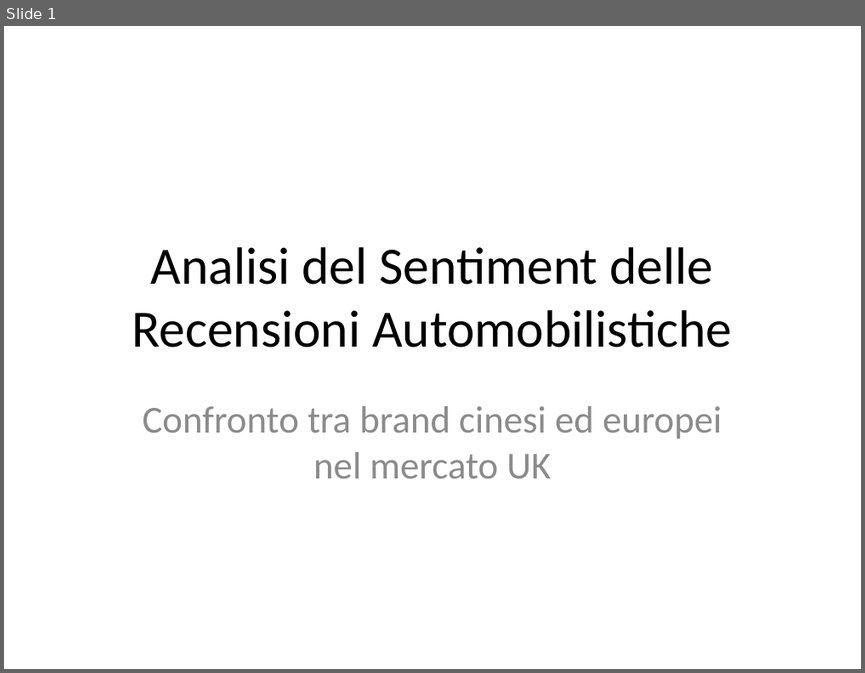
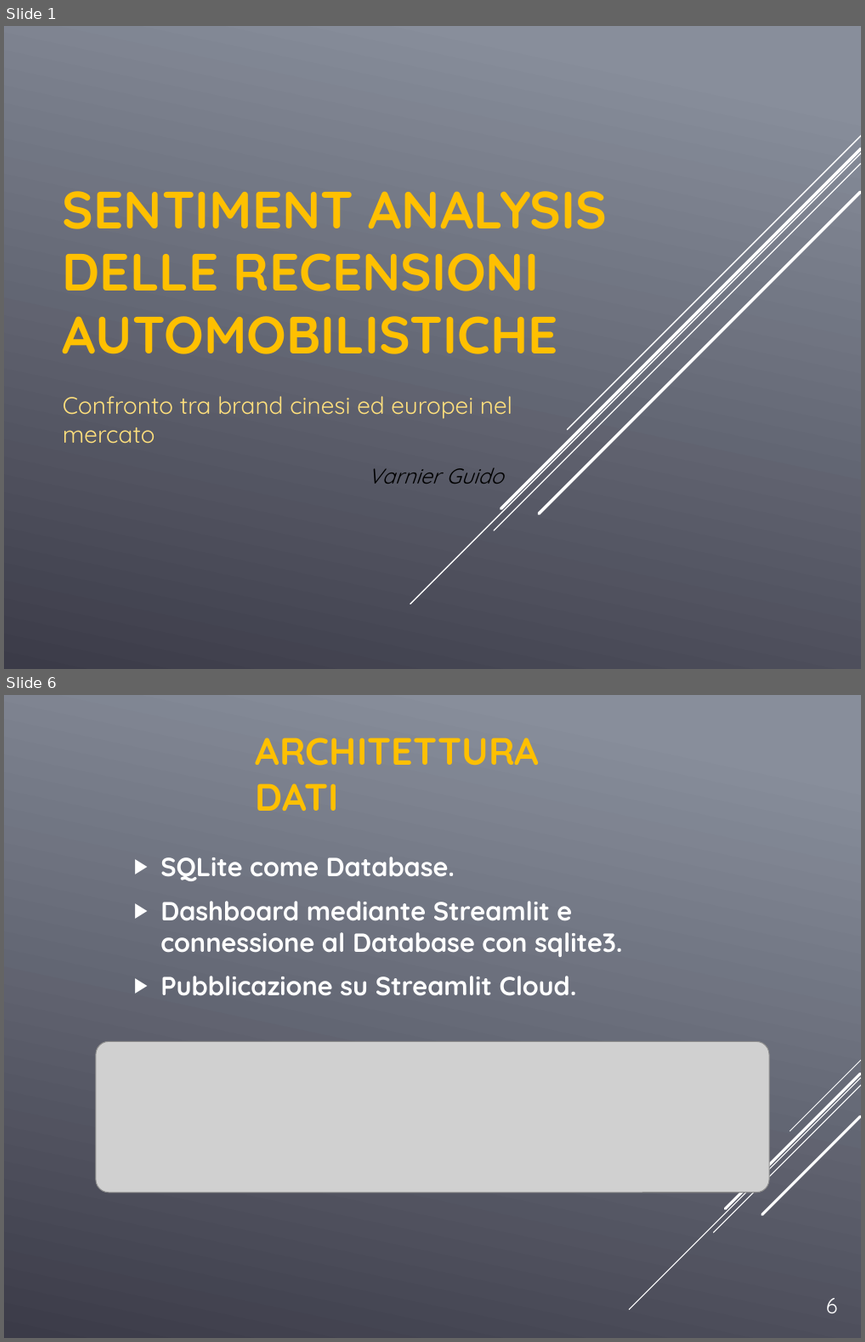
Before and after one commit to GuidoGTX/rossato_job, a slide deck: Analisi_Sentiment_Recensioni.pptx. Shown one above the other, each under a label of ours: slide 1 before the commit, slides 1 and 6 after it; the slides between them are not shown. The pictures are 865x673 and 865x1342 pixels, drawn with LibreOffice and Linux fonts; fonts in the diff are those of the drawing; grey boxes stand for pictures. Boxes give left, top, right and bottom in pixels: in the first picture for what was removed or moved away, otherwise in the second. Text is boxed around its words. In the diff, an @@ line names an element or a change of style, - is before the commit and + after.

```diff
--- a/Analisi_Sentiment_Recensioni.pptx
+++ b/Analisi_Sentiment_Recensioni.pptx
@@ slide 6 added at [4, 695, 861, 1338], background gradient #888E9B to #3C3C49 @@
@@ title added at [256, 737, 540, 811], 32 pt, text #FFC000, bold @@
+ARCHITETTURA DATI
@@ text added at [160, 857, 623, 996], 22 pt, text #FFFFFF, bold @@
+▶ SQLite come Database.
+▶ Dashboard mediante Streamlit e connessione al Database con sqlite3.
+▶ Pubblicazione su Streamlit Cloud.
@@ picture added at [96, 1041, 769, 1192] @@
@@ group added at [630, 1060, 861, 1310]: 5 lines @@
@@ text added at [826, 1298, 838, 1313], 18 pt, text #FFFFFF @@
+6
@@ slide 1 changed as well @@
@@ background #FFFFFF to gradient #888E9B to #3C3C49 @@
@@ title "SENTIMENT ANALYSIS DELLE RECENSIONI AUTOMOBILISTICHE" at [63, 191, 607, 354]: vertical alignment middle to bottom @@
@@ title at [63, 191, 607, 354]: text changed; font Calibri to Quicksand; text colour #000000 to #FFC000; bold on @@
-Analisi del Sentiment delle Recensioni Automobilistiche
+SENTIMENT ANALYSIS DELLE RECENSIONI AUTOMOBILISTICHE
@@ group added at [410, 136, 861, 603]: 5 lines @@
@@ subtitle at [63, 396, 512, 443]: text changed; size 32 to 20 pt; font Calibri to Quicksand; text colour #8C8C8C to #FFE07D @@
-Confronto tra brand cinesi ed europei nel mercato UK
+Confronto tra brand cinesi ed europei nel mercato
@@ text added at [368, 468, 503, 483], 18 pt, text #000000, italic @@
+Varnier Guido
```
Also in this commit, not shown: 7 other slides added, 4 slides removed.
